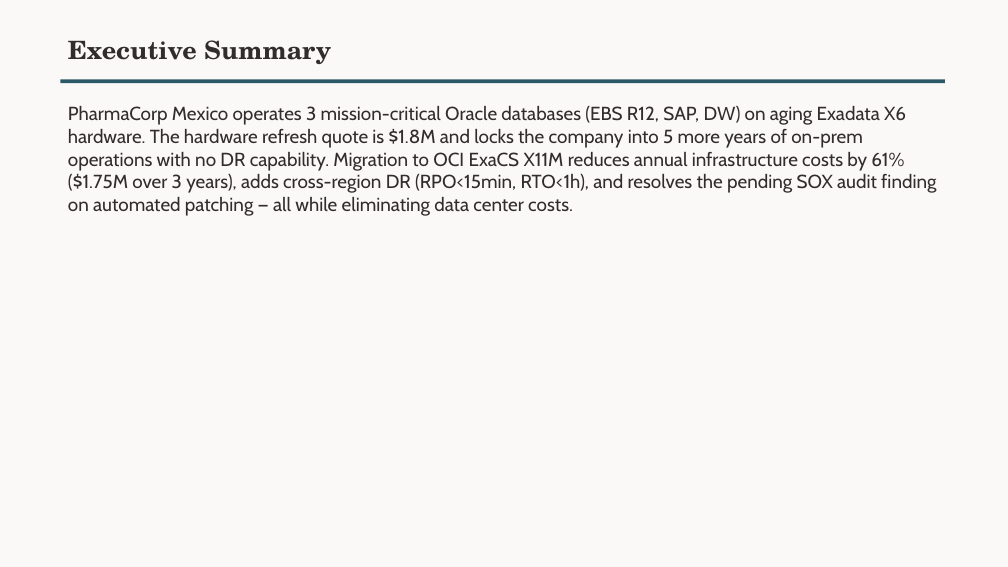
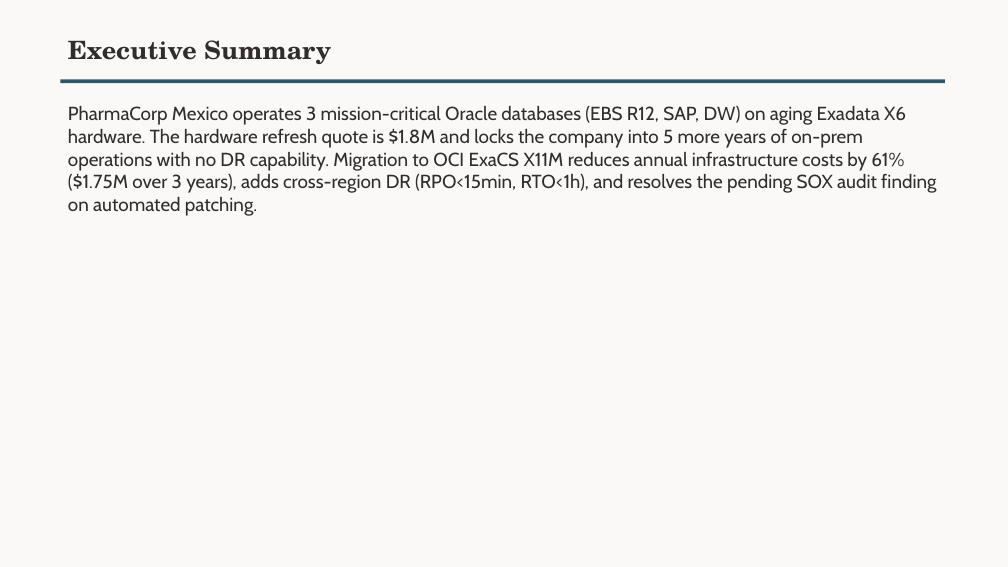
Before and after one commit to Diegoecab/oci-deal-accelerator, a slide deck: slide 2 of examples/output-demo-pharma-mx/opt08-business-case.pptx. Drawn at 1008x567 pixels with LibreOffice and Linux fonts; fonts in the diff are those of the drawing; background and template pictures are left out. Boxes give left, top, right and bottom in pixels: in the first picture for what was removed or moved away, otherwise in the second. Text is boxed around its words. In the diff, an @@ line names an element or a change of style, - is before the commit and + after.

```diff
--- a/examples/output-demo-pharma-mx/opt08-business-case.pptx
+++ b/examples/output-demo-pharma-mx/opt08-business-case.pptx
@@ text at (68,106,936,216): text changed @@
-PharmaCorp Mexico operates 3 mission-critical Oracle databases (EBS R12, SAP, DW) on aging Exadata X6 hardware. The hardware refresh quote is $1.8M and locks the company into 5 more years of on-prem operations with no DR capability. Migration to OCI ExaCS X11M reduces annual infrastructure costs by 61% ($1.75M over 3 years), adds cross-region DR (RPO<15min, RTO<1h), and resolves the pending SOX audit finding on automated patching — all while eliminating data center costs.
+PharmaCorp Mexico operates 3 mission-critical Oracle databases (EBS R12, SAP, DW) on aging Exadata X6 hardware. The hardware refresh quote is $1.8M and locks the company into 5 more years of on-prem operations with no DR capability. Migration to OCI ExaCS X11M reduces annual infrastructure costs by 61% ($1.75M over 3 years), adds cross-region DR (RPO<15min, RTO<1h), and resolves the pending SOX audit finding on automated patching.
```
Also in this commit, not shown: 5 other slides changed, 2 slides added, 1 slide removed, 4 other files.
